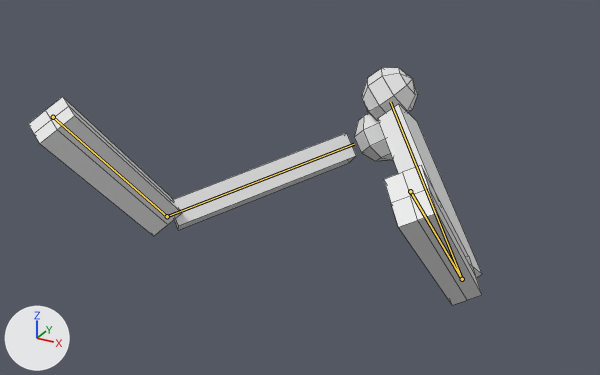
What one commit did to the FBX model Assets/Models/simple arms.fbx.
One viewpoint serves both versions: a 50 mm lens placed at (0.637, -0.893, 0.426), pointed at (-0.031, 0.322, -0.181). Every picture has the same lights, and +X, +Y and +Z are marked at lower left. Both versions are drawn at frame 2 of the action 'Armature|Idling'; the numbers are the values there. The bones that change are drawn over the model as lines. Mesh edges are drawn as thin lines.
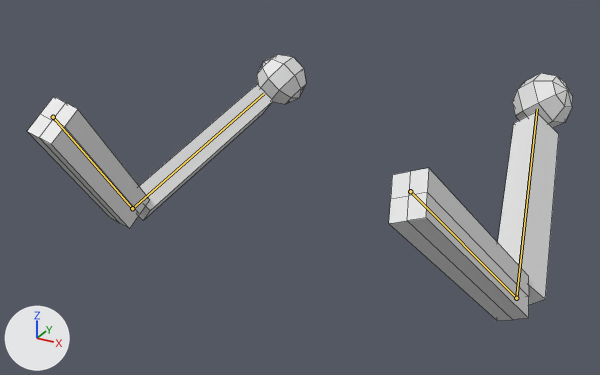
Boxes (x1, y1, x2, y2) around the edits, measured in the pictures (600 x 375 px):
'Cube', posed (20% wider, 13% taller)
    before: (28, 68, 482, 305)
    after: (27, 54, 573, 321)
bone 'Bone', root to tip
    before: (53, 117) to (167, 216)
    after: (53, 117) to (132, 208)
bone 'Bone.001', root to tip
    before: (167, 216) to (354, 144)
    after: (132, 208) to (264, 93)
bone 'Bone.003', root to tip
    before: (410, 191) to (462, 279)
    after: (410, 191) to (516, 298)
bone 'Bone.004', root to tip
    before: (462, 279) to (390, 102)
    after: (516, 298) to (537, 109)

What the commit changed:
Bone 'Bone' (bone_bone) turns from (-45, 26, 67) to (-38, 1, 75) degrees about its own x, y and z.
Bone 'Bone.001' (bone_bone_001) turns from (-77, 16, -28) to (-78, 13, -25) degrees about its own x, y and z.
Bone 'Bone.003' (bone_bone_003) turns from (-49, -25, -66) to (-40, -3, -69) degrees about its own x, y and z.
Bone 'Bone.004' (bone_bone_004) turns from (-78, -7, 14) to (-75, -5, 18) degrees about its own x, y and z.
